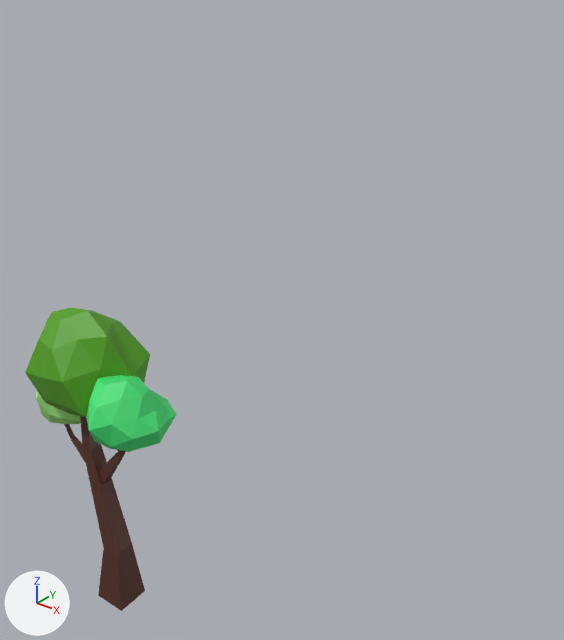
The glTF model tree123.gltf, before and after one commit.
Both versions are drawn from a 50 mm camera at (8.0, -5.65, 9.02) aimed at (0.41, 3.83, 3.15). Every picture has the same lights, and +X, +Y and +Z are marked at lower left. Where no turn or scale is listed for an object, it has been applied to the vertices. Vertices at the same position are counted once.
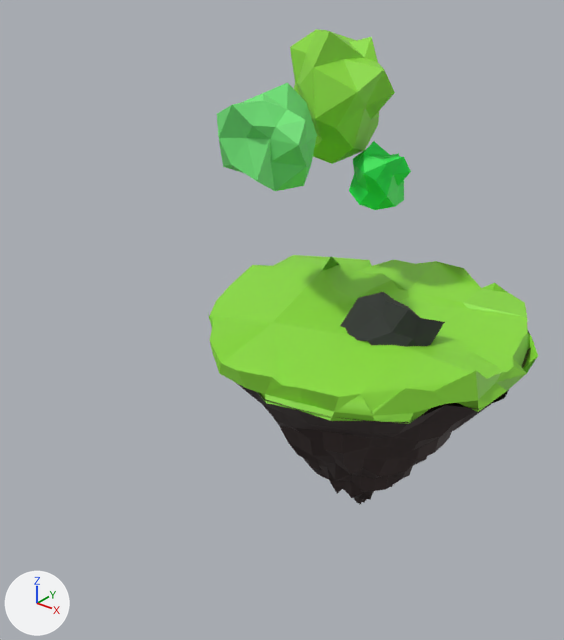
Changed parts and their boxes [x1, y1, x2, y2] in the pictures (564 x 640 px):
'Cylinder.002', added (green): after [208, 255, 538, 424]
'Icosphere', recoloured, reshaped, moved, rescaled, turned: before [25, 307, 150, 417]; after [217, 83, 317, 191]
'Icosphere.001', recoloured, reshaped, moved, turned, rescaled: before [86, 375, 177, 452]; after [290, 29, 395, 164]
'Cylinder.001', added: after [235, 329, 531, 505]
'Plane', deleted (brown): before [80, 416, 145, 611]
'Cube.001', added (black): after [340, 292, 445, 347]
'Icosphere.003', added (green): after [349, 141, 411, 210]
'Icosphere.002', deleted (green): before [36, 391, 81, 424]
'Plane.001', deleted: before [98, 450, 126, 484]
'Plane.002', deleted: before [64, 424, 86, 463]

The change, as a diff of the scene's bpy script:
```diff
--- a/tree123.gltf.py
+++ b/tree123.gltf.py
@@ mat_material_001 @@
 mat_material_001 = principled_material('Material.001')
-mat_material_001.base_color = (0.0892, 0.359, 0.0088)  # green #54a217
+mat_material_001.base_color = (0.267, 0.736, 0.0443)  # green #8ddf3b
@@ mat_material_002 @@
 mat_material_002 = principled_material('Material.002')
-mat_material_002.base_color = (0.0642, 0.8, 0.194)  # green #48e77a
+mat_material_002.base_color = (0.047, 0.0295, 0.0278)  # brown #3d302e
@@ me_icosphere @@
 # used by ob_icosphere; location = (-0.15, 0.07, 3.82); rotation_euler = (-0.0655, -0.178, 0.0116), in degrees (-3.8, -10, 0.7); scale = (0.516, 0.508, 0.725)
-me_icosphere.from_pydata(...)  # 42 vertices, 80 faces; spans x -1.64..1.64, y -1.26..1.59, z -1.47..1.0
-me_icosphere.materials.append(mat_material_001)  # green #54a117
+me_icosphere.from_pydata(...)  # 42 vertices, 80 faces; spans x -1.03..1.29, y -1.09..1.39, z -1.17..1.23
+# me_icosphere part 1: 42 of 42 vertices moved; they spanned x -1.64..1.64, y -1.26..1.59, z -1.47..1.0 and now span x -1.03..1.29, y -1.09..1.39, z -1.17..1.23; mean shift (0.0, 0.01, 0.13); largest move (-1.64, 0.35, -0.27) -> (-0.89, 0.4, 0.06)
+me_icosphere.materials.append(mat_material_004)  # green #71e777
@@ me_icosphere_001 @@
 # used by ob_icosphere_001; location = (0.79, 0.0, 3.4); rotation_euler = (-0.0655, -0.178, 0.0116), in degrees (-3.8, -10, 0.7); scale = (0.38, 0.38, 0.38)
-me_icosphere_001.from_pydata(...)  # 42 vertices, 80 faces; spans x -1.52..1.57, y -1.67..1.72, z -1.59..1.26
-me_icosphere_001.materials.append(mat_material_002)  # green #48e77a
+me_icosphere_001.from_pydata(...)  # 42 vertices, 80 faces; spans x -1.03..1.29, y -1.01..1.39, z -1.17..1.23
+# me_icosphere_001 part 2: 42 of 42 vertices moved; they spanned x -1.52..1.57, y -1.67..1.72, z -1.59..1.26 and now span x -1.03..1.29, y -1.01..1.39, z -1.17..1.23; mean shift (-0.01, 0.06, 0.06); largest move (1.04, 1.41, -0.59) -> (0.28, 0.89, -0.54)
+me_icosphere_001.materials.append(mat_material_001)  # green #8ddf3b
@@ ob_plane @@
-ob_plane = bpy.data.objects.new('Plane', me_plane_002)
@@ ob_plane_001 @@
-ob_plane_001 = bpy.data.objects.new('Plane.001', me_plane_004)
@@ ob_plane_002 @@
-ob_plane_002 = bpy.data.objects.new('Plane.002', me_plane_005)
@@ ob_icosphere @@
 ob_icosphere = bpy.data.objects.new('Icosphere', me_icosphere)
-ob_icosphere.location = (-0.15, 0.07, 3.82)
-ob_icosphere.rotation_euler = (-0.0655, -0.178, 0.0116)  # degrees (-3.8, -10, 0.7)
-ob_icosphere.scale = (0.516, 0.508, 0.725)
+ob_icosphere.location = (-0.51, 4.62, 6.02)
+ob_icosphere.scale = (0.697, 0.697, 0.697)
@@ ob_icosphere_001 @@
 ob_icosphere_001 = bpy.data.objects.new('Icosphere.001', me_icosphere_001)
-ob_icosphere_001.location = (0.79, 0.0, 3.4)
-ob_icosphere_001.rotation_euler = (-0.0655, -0.178, 0.0116)  # degrees (-3.8, -10, 0.7)
-ob_icosphere_001.scale = (0.38, 0.38, 0.38)
+ob_icosphere_001.location = (-0.67, 6.92, 6.51)
+ob_icosphere_001.rotation_euler = (-1.678, 0.00332, -0.296)  # degrees (-96, 0.2, -17)
+ob_icosphere_001.scale = (0.852, 1.02, 0.854)
@@ ob_icosphere_002 @@
-ob_icosphere_002 = bpy.data.objects.new('Icosphere.002', me_icosphere_002)
@@ ob_cube_001 @@
+ob_cube_001 = bpy.data.objects.new('Cube.001', me_cube_007)  # 26 vertices, 48 faces; spans x -0.89..0.78, y -0.72..0.7, z -0.84..0.54; in mat_material_009 (black #343834)
+ob_cube_001.location = (1.8, 5.19, 2.89)
@@ ob_icosphere_003 @@
+ob_icosphere_003 = bpy.data.objects.new('Icosphere.003', me_icosphere_005)  # 42 vertices, 80 faces; spans x -0.657..0.637, y -0.703..0.585, z -0.616..0.666; in mat_material_005 (green #18e74a)
+ob_icosphere_003.location = (0.25, 7.04, 4.98)
@@ ob_cylinder_002 @@
+ob_cylinder_002 = bpy.data.objects.new('Cylinder.002', me_cylinder_002)  # 159 vertices, 279 faces; spans x -3.08..3.11, y -3.14..3.05, z 0.82..2.14; in mat_material_001 (green #8ddf3b)
+ob_cylinder_002.location = (0.97, 5.81, 1.28)
@@ ob_cylinder_001 @@
+ob_cylinder_001 = bpy.data.objects.new('Cylinder.001', me_cylinder_001)  # 580 vertices, 1122 faces; spans x -3.05..3.02, y -3.07..3.08, z -3.11..1.13; in mat_material_002 (brown #3d302e)
+ob_cylinder_001.location = (0.95, 5.81, 1.33)
```
